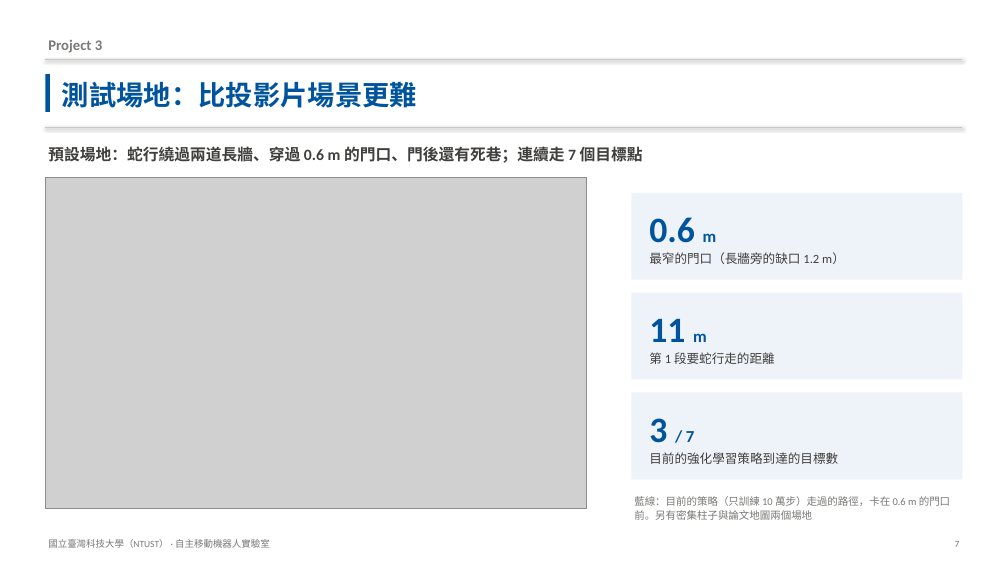
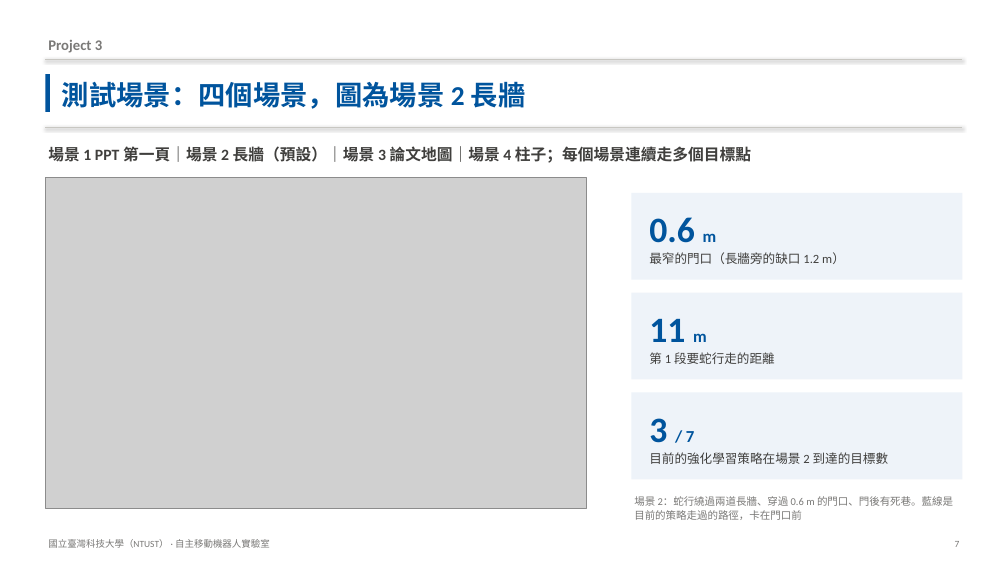
Before and after one commit to Anny1007/dogzilla-s1-sim, a slide deck: slide 7 of docs/DOGZILLA_專案簡報.pptx. Drawn at 1008x567 pixels with LibreOffice and Linux fonts; fonts in the diff are those of the drawing; grey boxes stand for pictures. Boxes give left, top, right and bottom in pixels: in the first picture for what was removed or moved away, otherwise in the second. Text is boxed around its words. In the diff, an @@ line names an element or a change of style, - is before the commit and + after.

```diff
--- a/docs/DOGZILLA_專案簡報.pptx
+++ b/docs/DOGZILLA_專案簡報.pptx
@@ text at (62,81,526,109): text changed @@
-測試場地：比投影片場景更難
+測試場景：四個場景，圖為場景 2 長牆
@@ text at (48,146,751,163): text changed @@
-預設場地：蛇行繞過兩道長牆、穿過 0.6 m 的門口、門後還有死巷；連續走 7 個目標點
+場景 1 PPT 第一頁｜場景 2 長牆（預設）｜場景 3 論文地圖｜場景 4 柱子；每個場景連續走多個目標點
@@ text at (649,452,889,464): text changed @@
-目前的強化學習策略到達的目標數
+目前的強化學習策略在場景 2 到達的目標數
@@ text at (634,496,953,520): text changed @@
-藍線：目前的策略（只訓練 10 萬步）走過的路徑，卡在 0.6 m 的門口前。另有密集柱子與論文地圖兩個場地
+場景 2：蛇行繞過兩道長牆、穿過 0.6 m 的門口、門後有死巷。藍線是目前的策略走過的路徑，卡在門口前
```
Also in this commit, not shown: 1 other slide changed, 7 other files.
